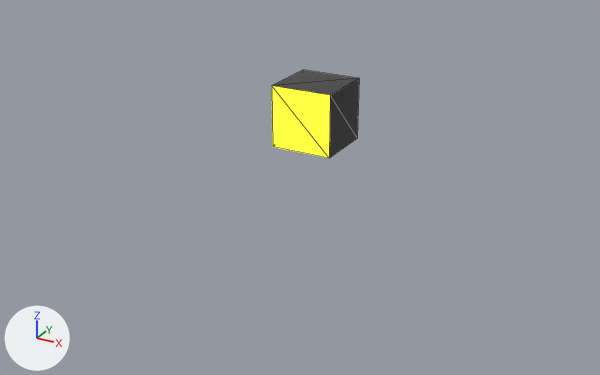
Renders of the Blender file application/lucre/models/emmissive/emissiveCube.blend from each side of a commit.
Both versions are drawn from a 50 mm lens placed at (11.57, -22.06, 8.35), pointed at (0.27, -1.51, -1.93). Every picture has the same lights, and +X, +Y and +Z are marked at lower left. Mesh edges are drawn as thin lines.
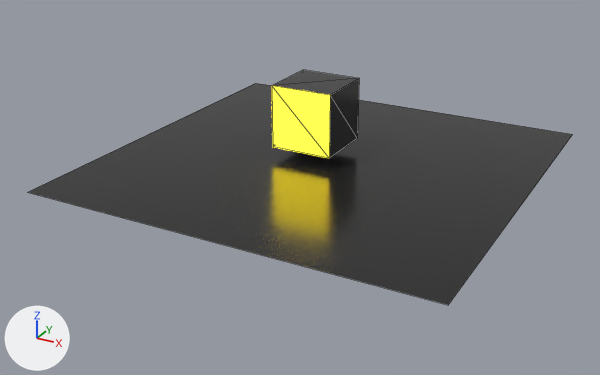
The newer file is also turned or shifted as a whole; pictures and numbers use the older file's frame.

The change, as a list of edits to the scene's bpy script:
```text
Change mat_emissive:
    mat_emissive.emission_color: (1.0, 1.0, 0.0) -> (0.991, 0.742, 0.00819)  # yellow #ffff00 -> yellow #fee016
    mat_emissive.emission_strength: 1.0 -> 4.6
Add me_plane:
    me_plane.from_pydata([(-1.0, -1.0, 0.0), (1.0, -1.0, 0.0), (-1.0, 1.0, 0.0), (1.0, 1.0, 0.0)], [], [(0, 1, 3, 2)])
    me_plane.materials.append(mat_darkmetallic)  # black #3a3a3a
Add ob_plane:
    ob_plane = bpy.data.objects.new('Plane', me_plane)
    ob_plane.location = (0.53, -0.49, -1.36)
    ob_plane.scale = (6.32, 6.23, 1.0)
```

Pixel boxes (x1, y1, x2, y2) of what changed, in the pictures (600 x 375 px):
'Plane', added: after (28, 83, 573, 305)
'Cube', recoloured, surface changed: (272, 83, 359, 158) in both
